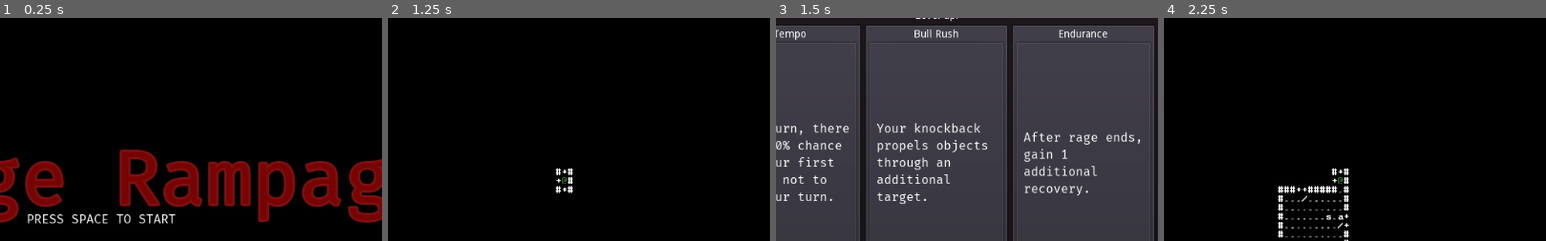
Above: before the commit, frames 1-4 (left to right).
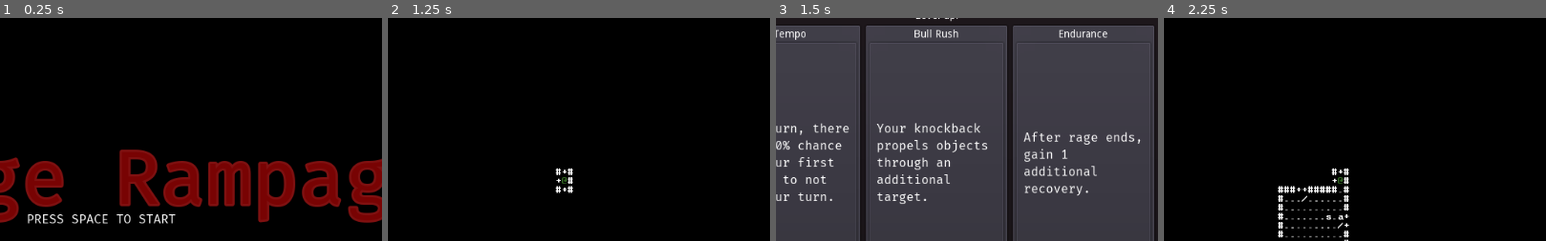
Above: after the commit, the same moments.

Repository: redxaxder/7DRL2022
Game: Godot game, scene res://scenes/root.tscn
The game is run twice, just before and just after one commit, with the same random seed, the same clock (stepped at 60 frames per second) and the same inputs.
Inputs (mouse positions are % of the whole screen's width and height, from its top left):
- Up to frame 1 (0.25 s): no input
- Up to frame 2 (1.25 s): tap Space (action) at 0.5 s; hold Right (right) from 0.53 s (still down); hold Space (action) from 0.53 s (still down)
- Up to frame 3 (1.5 s): release Right (right) at 1.28 s; release Space (action) at 1.28 s; hold Down (down) from 1.28 s (still down); tap Enter (level_up) at 1.35 s
- Up to frame 4 (2.25 s): release Down (down) at 2 s; click (29, 46) at 2 s, where only the run before the commit has a clickable "Each turn, there is a 20% cha…"
The pictures show only the part of the screen within x 27-77%, y 13-63%; the shares and areas given below are measured in that part.

Frames 1-2 are identical in both runs. In frame 3, 0.2% of the frame differs, in the area x 2-14%, y 70-75%; in frame 4, nothing differs.

Commit message:
little things

Diff:
--- a/lib/attacks/spear.gd
+++ b/lib/attacks/spear.gd
@@ -1,12 +1,14 @@
 extends Attack
 
-func try_attack(ls: LocationService, pos: Vector2, dir: int, anim_delay: float, _terrain: Terrain = null) -> bool:
+func try_attack(ls: LocationService, pos: Vector2, dir: int, anim_delay: float, terrain: Terrain = null) -> bool:
 	var attacked = false
+	if terrain == null:
+		return false
 	var v = DIR.dir_to_vec(dir)
 	var target = pos
 	for _i in 3:
 		target += v
 		attacked = .try_attack_at(ls, target, dir, anim_delay) || attacked
-		if ls.lookup(target, constants.STOPS_ATTACK).size() > 0:
+		if ls.lookup(target, constants.STOPS_ATTACK).size() > 0 || terrain.is_wall(target):
 			return attacked
 	return attacked
--- a/lib/perks/tempo.gd
+++ b/lib/perks/tempo.gd
@@ -18,4 +18,4 @@
 func config():
 	title = titles[level]
 	bonus = bonuses[level]
-	description = "Each turn, there is a {0}% chance for your first attack not to end your turn.".format([bonus])
+	description = "Each turn, there is a {0}% chance for your first attack to not end your turn.".format([bonus])
--- a/scenes/Scheduler.gd
+++ b/scenes/Scheduler.gd
@@ -51,7 +51,7 @@
 				self.player_turn = true
 				turns_since_player = 0
 				return false
-			actor.animation_delay(sqrt(turns_since_player) * 0.15)
+			actor.animation_delay(sqrt(turns_since_player) * 0.15 + actor.pc.pending_animation())
 			actor.on_turn()
 			actor.update()
 	return true
--- a/sprites/pc.gd
+++ b/sprites/pc.gd
@@ -127,16 +127,16 @@
 	if can_attack:
 		if weapon != null and not force_bear_hands:
 			weapon.attack.extra_knockback = extra_knockback
-			did_attack = weapon.attack.try_attack(locationService, get_pos(), dir, pending_animation())
+			did_attack = weapon.attack.try_attack(locationService, get_pos(), dir, pending_animation(), terrain)
 			if did_attack && fatigue - (weapons_broken * weapon_break_level) > weapon_break_level:
-				combatLog.say("The {0} crumbles in your grasp".format([weapon.label]))
+				combatLog.say("The {0} crumbles in your grasp.".format([weapon.label]))
 				weapons_broken += 1
 				var w = weapon
 				weapon = null
 				w.queue_free()
 		else:
 			punch.extra_knockback = extra_knockback
-			did_attack = punch.try_attack(locationService, get_pos(), dir, pending_animation())
+			did_attack = punch.try_attack(locationService, get_pos(), dir, pending_animation(), terrain)
 	if calm && did_attack:
 		rage += starting_rage
 	return did_attack
@@ -247,7 +247,7 @@
 	dirs.shuffle()
 	for d in dirs: #first, try to throw at an enemy
 		if !did_throw:
-			did_throw = throw.try_attack(locationService, get_pos(), d, terrain)
+			did_throw = throw.try_attack(locationService, get_pos(), d, self.pending_animation(), terrain)
 	if did_throw:
 		pickup.queue_free()
 		pickup = null
